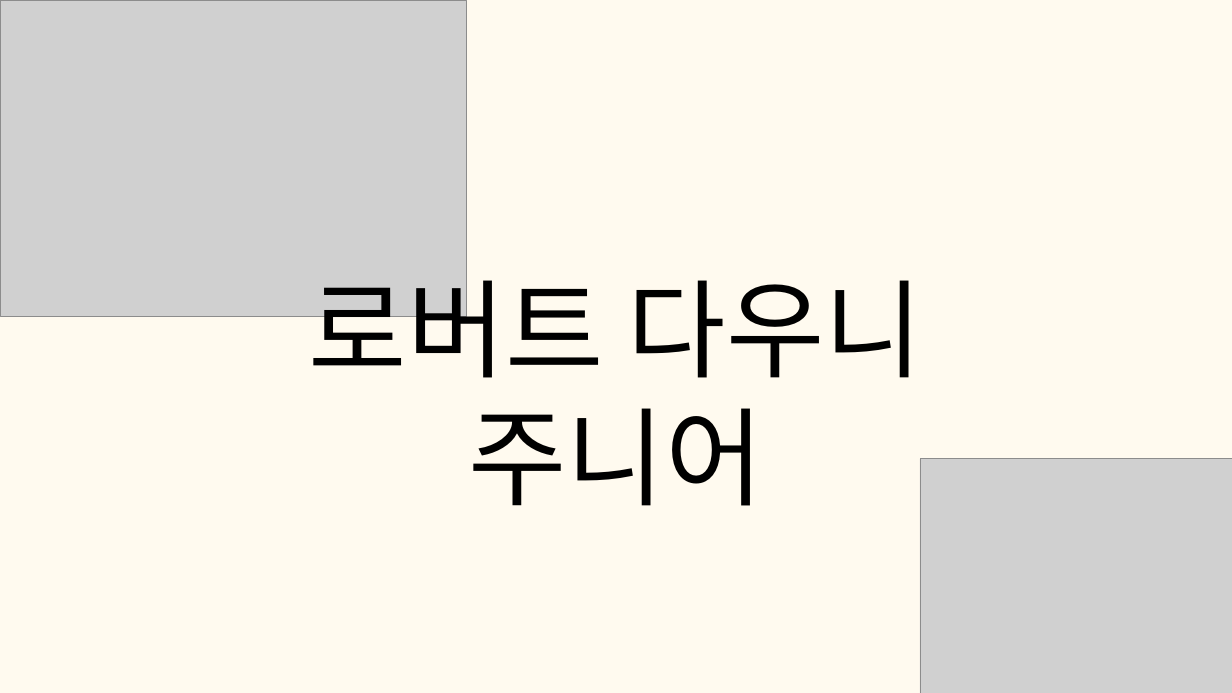
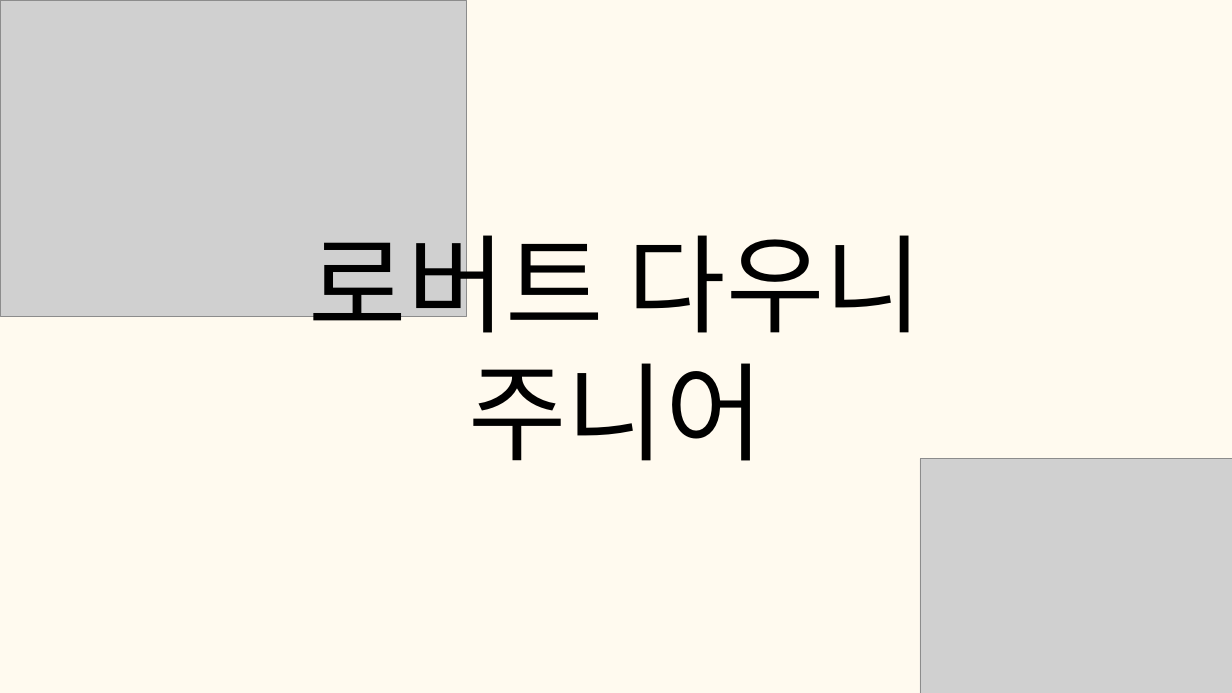
Before and after one commit to tkdgns25300/sunday_play, a slide deck: slide 64 of public/downloads/games/person-quiz/rules.pptx. Drawn at 1232x693 pixels with LibreOffice and Linux fonts; fonts in the diff are those of the drawing; grey boxes stand for pictures. Boxes give left, top, right and bottom in pixels: in the first picture for what was removed or moved away, otherwise in the second. Text is boxed around its words. In the diff, an @@ line names an element or a change of style, - is before the commit and + after.

```diff
--- a/public/downloads/games/person-quiz/rules.pptx
+++ b/public/downloads/games/person-quiz/rules.pptx
@@ text "로버트 다우니 주니어": place and size @@
-text "로버트 다우니 주니어" at [309,260,923,506]
+text "로버트 다우니 주니어" at [309,215,923,461]
@@ text "로버트 다우니 주니어" at [309,215,923,461]: font Lato to Noto Sans CJK KR @@
```
Also in this commit, not shown: 54 other slides changed, 3 other files.
